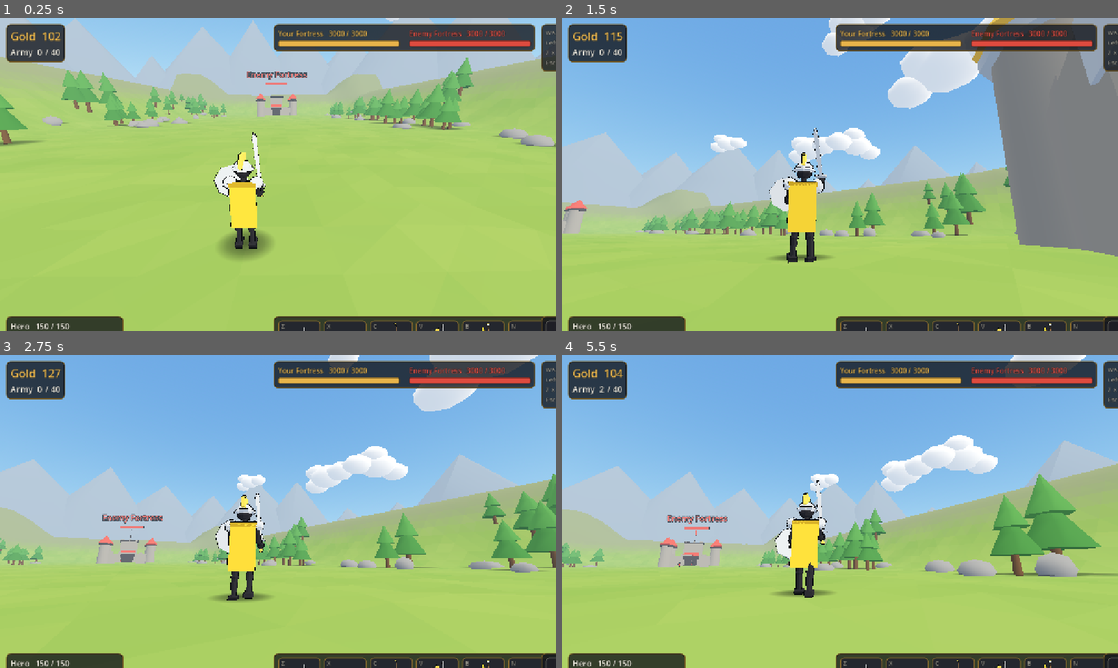
Above: before the commit, frames 1-4 (two rows, left to right).
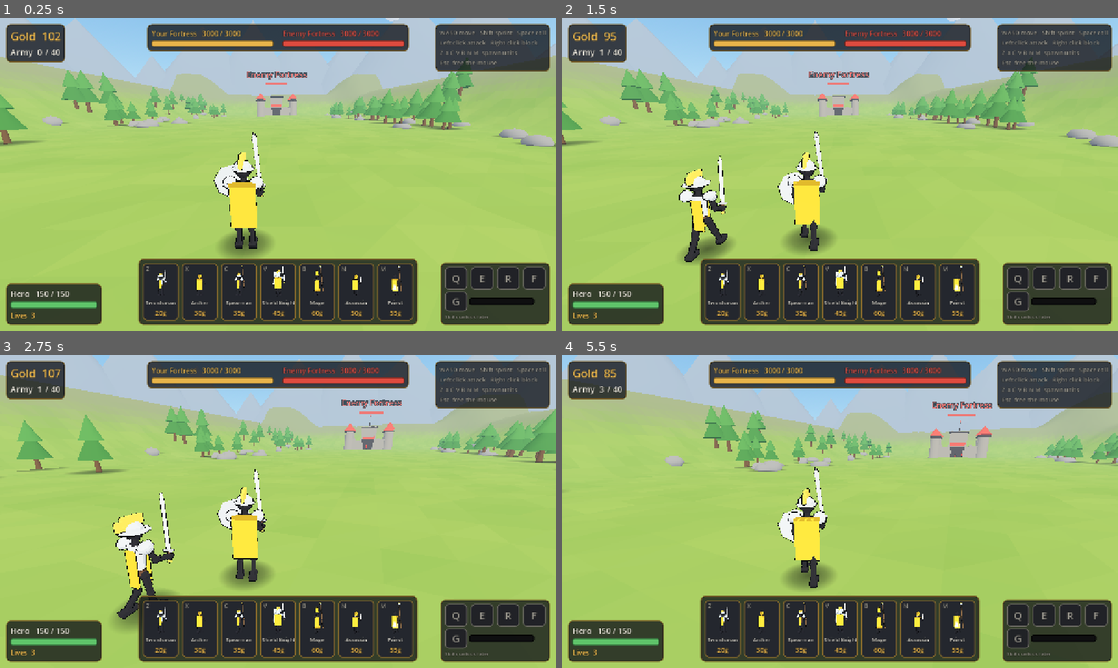
Above: after the commit, the same moments.

Repository: cronustjy-sketch/stick-legion
Game: Godot game, scene res://scenes/battle.tscn
The game is run twice, just before and just after one commit, with the same random seed, the same clock (stepped at 60 frames per second) and the same inputs.
Inputs (mouse positions are in pixels of both pictures, inside the frame that each line leads up to):
- Up to frame 1 (0.25 s): no input
- Up to frame 2 (1.5 s): click (723, 293) at 0.5 s, where only the run after the commit has a clickable "Z"; tap Enter at 1.25 s; move the mouse to (867, 174) at 1.27 s; hold W (move_forward) from 1.28 s (still down); click (867, 174) at 1.35 s
- Up to frame 3 (2.75 s): keep holding W (move_forward); move the mouse to (250, 511) at 2.02 s; right-click (250, 511) at 2.1 s
- Up to frame 4 (5.5 s): keep holding W (move_forward); move the mouse to (851, 505) at 2.77 s; tap one key every 0.75 s from 2.85 s: Space (dodge) Shift (sprint) Z X; move the mouse to (834, 517) at 3.52 s; click (834, 517) at 3.67 s; move the mouse to (878, 514) at 4.27 s; move the mouse to (795, 508) at 5.02 s

The runs differ from the first frame. In frame 1, 23% of the frame differs, in the area x 1-100%, y 1-100%; in frame 2, 81%, in the area x 0-100%, y 0-100%; in frame 3, 78%; in frame 4, 77%.

Commit message:
Step 5: HUD, gold economy, population cap, spawn buttons
Co-Authored-By: Claude Sonnet 5.5 <noreply@anthropic.com>

Diff:
--- a/scripts/hud.gd
+++ b/scripts/hud.gd
@@ -43,7 +43,7 @@
 	_toast.modulate.a = 0.0
 	_toast.mouse_filter = Control.MOUSE_FILTER_IGNORE
 	root.add_child(_toast)
-	_toast.set_anchors_and_offsets_preset(Control.PRESET_CENTER_BOTTOM, Control.PRESET_MODE_MINSIZE, 190)
+	_anchor(_toast, 0.5, 1.0, 190.0)
 	_connect_signals()
 
 
@@ -120,7 +120,7 @@
 
 func _build_top_left(root: Control) -> void:
 	var p: PanelContainer = _panel(root)
-	p.set_anchors_and_offsets_preset(Control.PRESET_TOP_LEFT, Control.PRESET_MODE_MINSIZE, 14)
+	_anchor(p, 0.0, 0.0, 14.0)
 	var v: VBoxContainer = VBoxContainer.new()
 	p.add_child(v)
 	_gold_label = _label("Gold  0", 26, GOLD)
@@ -131,7 +131,7 @@
 
 func _build_top_center(root: Control) -> void:
 	var p: PanelContainer = _panel(root)
-	p.set_anchors_and_offsets_preset(Control.PRESET_CENTER_TOP, Control.PRESET_MODE_MINSIZE, 14)
+	_anchor(p, 0.5, 0.0, 14.0)
 	var h: HBoxContainer = HBoxContainer.new()
 	h.add_theme_constant_override("separation", 22)
 	p.add_child(h)
@@ -151,18 +151,18 @@
 
 func _build_top_right(root: Control) -> void:
 	var p: PanelContainer = _panel(root)
-	p.set_anchors_and_offsets_preset(Control.PRESET_TOP_RIGHT, Control.PRESET_MODE_MINSIZE, 14)
+	_anchor(p, 1.0, 0.0, 14.0)
 	var l: Label = _label("WASD move   Shift sprint   Space roll\nLeft click attack   Right click block\nZ X C V B N M  spawn units\nEsc  free the mouse", 14, DIM)
 	p.add_child(l)
 
 
 func _build_bottom_left(root: Control) -> void:
 	var p: PanelContainer = _panel(root)
-	p.set_anchors_and_offsets_preset(Control.PRESET_BOTTOM_LEFT, Control.PRESET_MODE_MINSIZE, 14)
+	_anchor(p, 0.0, 1.0, 14.0)
 	var v: VBoxContainer = VBoxContainer.new()
 	p.add_child(v)
 	_hero_label = _label("Hero", 18, TEXT)
-	_hero_bar = _bar(Color("5fc46a"), Vector2(250, 18))
+	_hero_bar = _bar(Color("5fc46a"), Vector2(200, 18))
 	_lives_label = _label("Lives  3", 16, GOLD)
 	v.add_child(_hero_label)
 	v.add_child(_hero_bar)
@@ -171,7 +171,7 @@
 
 func _build_spawn_bar(root: Control) -> void:
 	var p: PanelContainer = _panel(root)
-	p.set_anchors_and_offsets_preset(Control.PRESET_CENTER_BOTTOM, Control.PRESET_MODE_MINSIZE, 14)
+	_anchor(p, 0.5, 1.0, 14.0)
 	var h: HBoxContainer = HBoxContainer.new()
 	h.add_theme_constant_override("separation", 8)
 	p.add_child(h)
@@ -183,7 +183,7 @@
 func _spawn_button(key: String, hotkey: String) -> Button:
 	var s: Dictionary = UnitData.STATS[key]
 	var b: Button = Button.new()
-	b.custom_minimum_size = Vector2(98, 150)
+	b.custom_minimum_size = Vector2(82, 132)
 	b.focus_mode = Control.FOCUS_NONE
 	b.add_theme_stylebox_override("normal", _box(Color(0.14, 0.15, 0.18, 0.95), GOLD.darkened(0.4)))
 	b.add_theme_stylebox_override("hover", _box(Color(0.2, 0.21, 0.26, 0.98), GOLD))
@@ -195,12 +195,12 @@
 	v.set_anchors_and_offsets_preset(Control.PRESET_FULL_RECT, Control.PRESET_MODE_MINSIZE, 4)
 	var icon: TextureRect = TextureRect.new()
 	icon.texture = UnitIcons.make(self, key)
-	icon.custom_minimum_size = Vector2(90, 90)
+	icon.custom_minimum_size = Vector2(72, 72)
 	icon.expand_mode = TextureRect.EXPAND_IGNORE_SIZE
 	icon.stretch_mode = TextureRect.STRETCH_KEEP_ASPECT_CENTERED
 	icon.mouse_filter = Control.MOUSE_FILTER_IGNORE
 	v.add_child(icon)
-	var name_l: Label = _label(String(s.name), 13, TEXT)
+	var name_l: Label = _label(String(s.name), 12, TEXT)
 	name_l.horizontal_alignment = HORIZONTAL_ALIGNMENT_CENTER
 	name_l.mouse_filter = Control.MOUSE_FILTER_IGNORE
 	v.add_child(name_l)
@@ -220,22 +220,22 @@
 
 func _build_skills(root: Control) -> void:
 	var p: PanelContainer = _panel(root)
-	p.set_anchors_and_offsets_preset(Control.PRESET_BOTTOM_RIGHT, Control.PRESET_MODE_MINSIZE, 14)
+	_anchor(p, 1.0, 1.0, 14.0)
 	var v: VBoxContainer = VBoxContainer.new()
 	p.add_child(v)
 	var h: HBoxContainer = HBoxContainer.new()
 	h.add_theme_constant_override("separation", 8)
 	v.add_child(h)
 	for k: String in ["Q", "E", "R", "F"]:
-		h.add_child(_skill_slot(k, Vector2(62, 62)))
+		h.add_child(_skill_slot(k, Vector2(52, 52)))
 	var rage: HBoxContainer = HBoxContainer.new()
 	v.add_child(rage)
-	rage.add_child(_skill_slot("G", Vector2(62, 30)))
-	var rage_bar: ProgressBar = _bar(Color("b86bd6"), Vector2(190, 16))
+	rage.add_child(_skill_slot("G", Vector2(52, 28)))
+	var rage_bar: ProgressBar = _bar(Color("b86bd6"), Vector2(150, 16))
 	rage_bar.value = 0.0
 	rage_bar.size_flags_vertical = Control.SIZE_SHRINK_CENTER
 	rage.add_child(rage_bar)
-	var note: Label = _label("Skills unlock in a later update", 12, DIM)
+	var note: Label = _label("Skills unlock later", 12, DIM)
 	v.add_child(note)
 
 
@@ -287,3 +287,20 @@
 	b.add_theme_stylebox_override("background", _box(Color(0.05, 0.05, 0.06, 0.95), Color(0, 0, 0, 1), 0, 4))
 	b.add_theme_stylebox_override("fill", _box(fill, fill.darkened(0.4), 0, 4))
 	return b
+
+
+## Pins a control to a screen corner/edge (ax: 0 left, 0.5 centre, 1 right; ay: 0 top, 1 bottom).
+## It grows away from that edge, so it always stays fully on screen whatever its size.
+func _anchor(c: Control, ax: float, ay: float, margin: float) -> void:
+	c.anchor_left = ax
+	c.anchor_right = ax
+	c.anchor_top = ay
+	c.anchor_bottom = ay
+	c.grow_horizontal = Control.GROW_DIRECTION_END if ax == 0.0 else (Control.GROW_DIRECTION_BEGIN if ax == 1.0 else Control.GROW_DIRECTION_BOTH)
+	c.grow_vertical = Control.GROW_DIRECTION_END if ay == 0.0 else Control.GROW_DIRECTION_BEGIN
+	var sx: float = margin if ax == 0.0 else (-margin if ax == 1.0 else 0.0)
+	var sy: float = margin if ay == 0.0 else -margin
+	c.offset_left = sx
+	c.offset_right = sx
+	c.offset_top = sy
+	c.offset_bottom = sy
Binary file changed: screenshots/step5_bought.png
Binary file changed: screenshots/step5_fight.png
Binary file changed: screenshots/step5_pop_full.png
Binary file changed: screenshots/step5_start.png
Binary file changed: screenshots/step5_toast_gold.png
Not shown, changed: PROGRESS.md
Not shown, added: STORY.md
